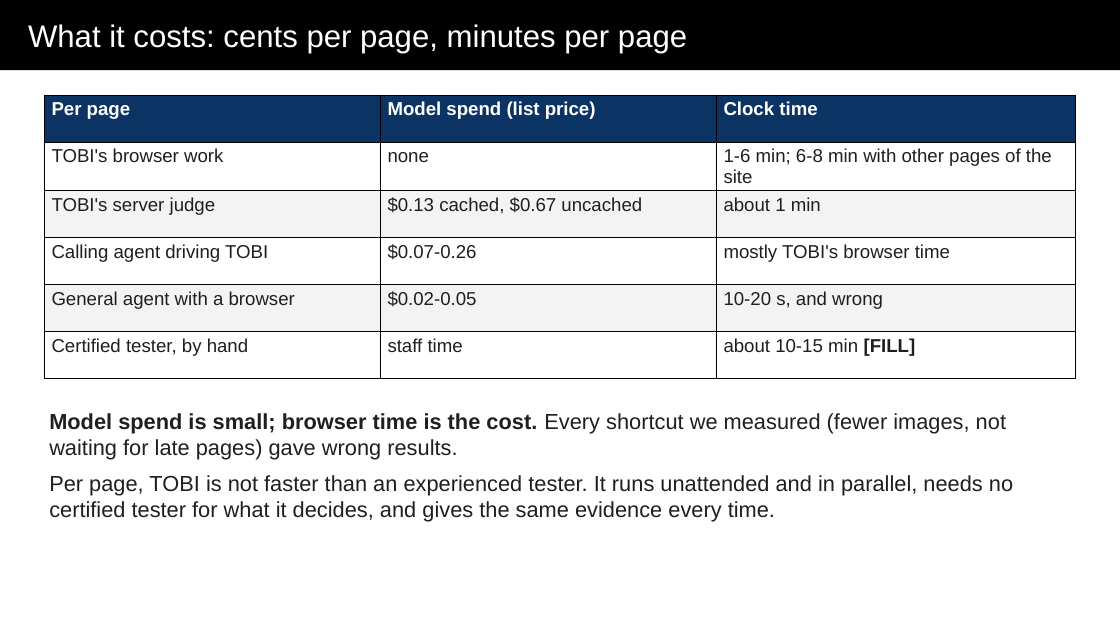
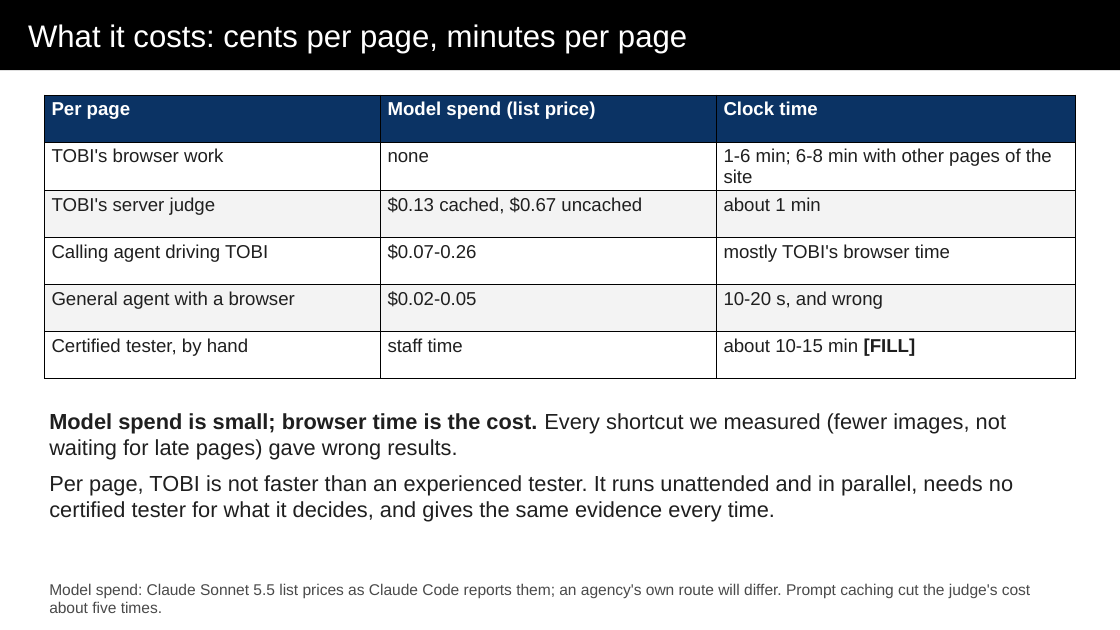
Before and after one commit to abbybowman/tobi508, a slide deck: slide 14 of docs/hackathon/out/TOBI-deck.pptx. Drawn at 1120x630 pixels with LibreOffice and Linux fonts; fonts in the diff are those of the drawing. Boxes give left, top, right and bottom in pixels: in the first picture for what was removed or moved away, otherwise in the second. Text is boxed around its words. In the diff, an @@ line names an element or a change of style, - is before the commit and + after.

```diff
--- a/docs/hackathon/out/TOBI-deck.pptx
+++ b/docs/hackathon/out/TOBI-deck.pptx
@@ text added at box(49, 583, 1030, 613), 10 pt, text #4A4A4A @@
+Model spend: Claude Sonnet 5.5 list prices as Claude Code reports them; an agency's own route will differ. Prompt caching cut the judge's cost about five times.
```
Also in this commit, not shown: 10 other slides changed, 3 other files.
